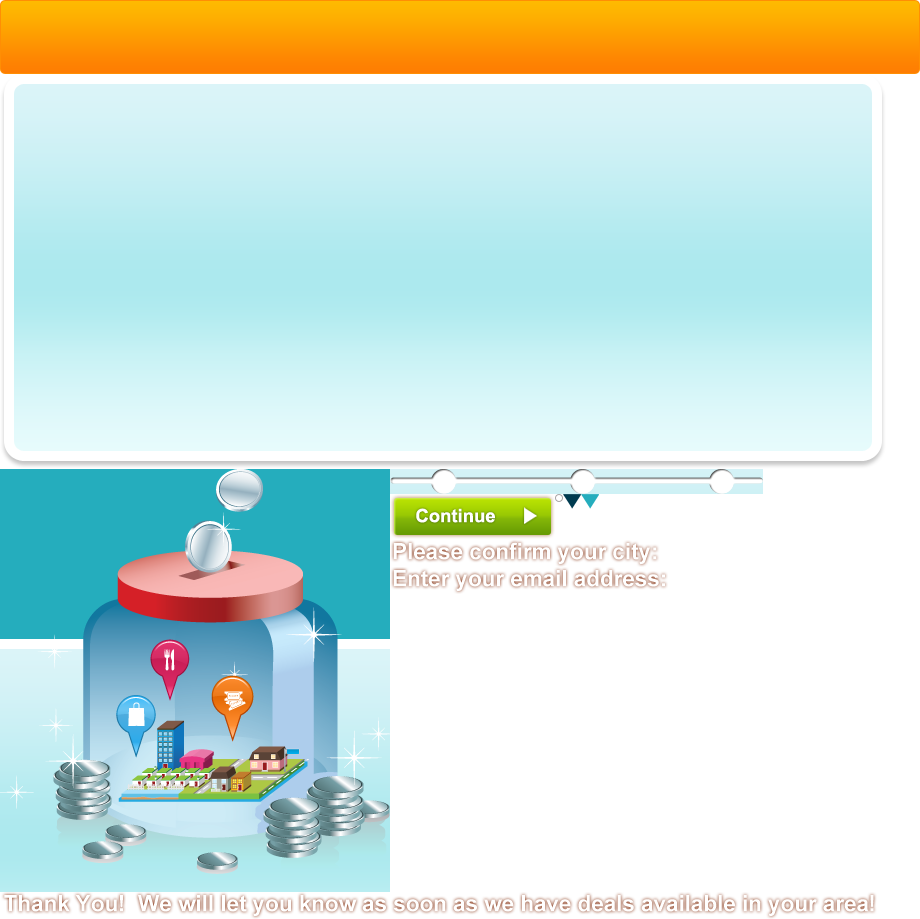
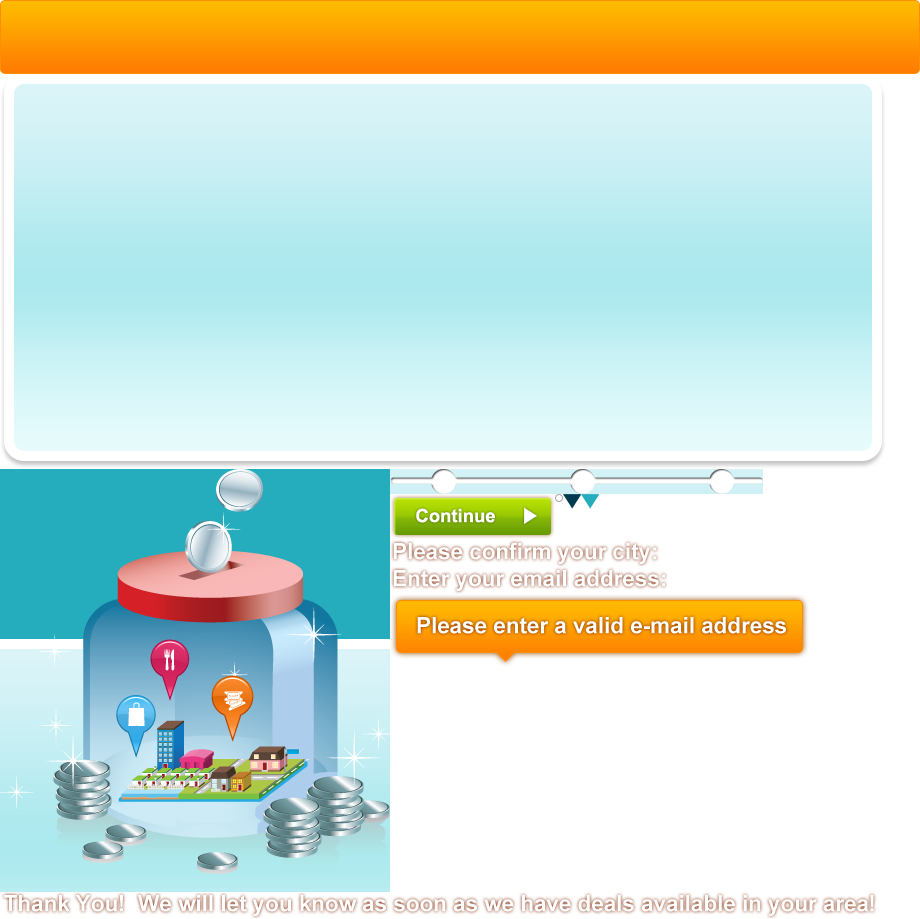
Layers edited between the first and the second 920px x 919px image:
added layer "Layer 17" above "Layer 16" over [left=390, top=594, right=809, bottom=667]
